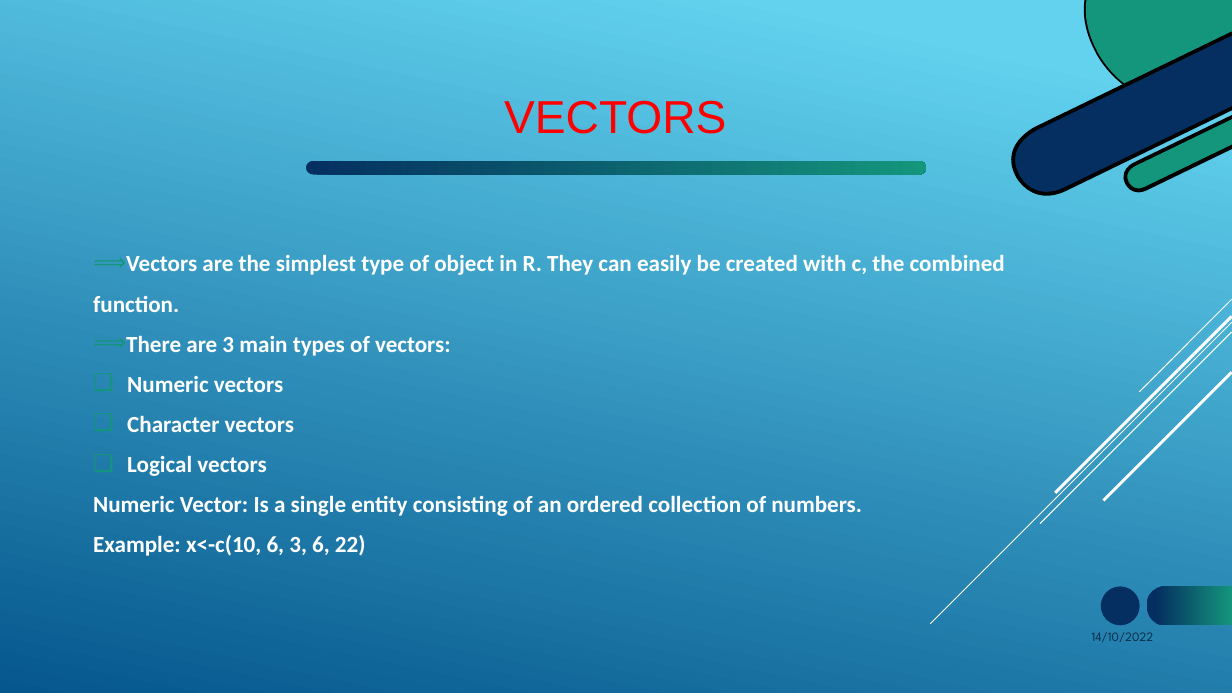
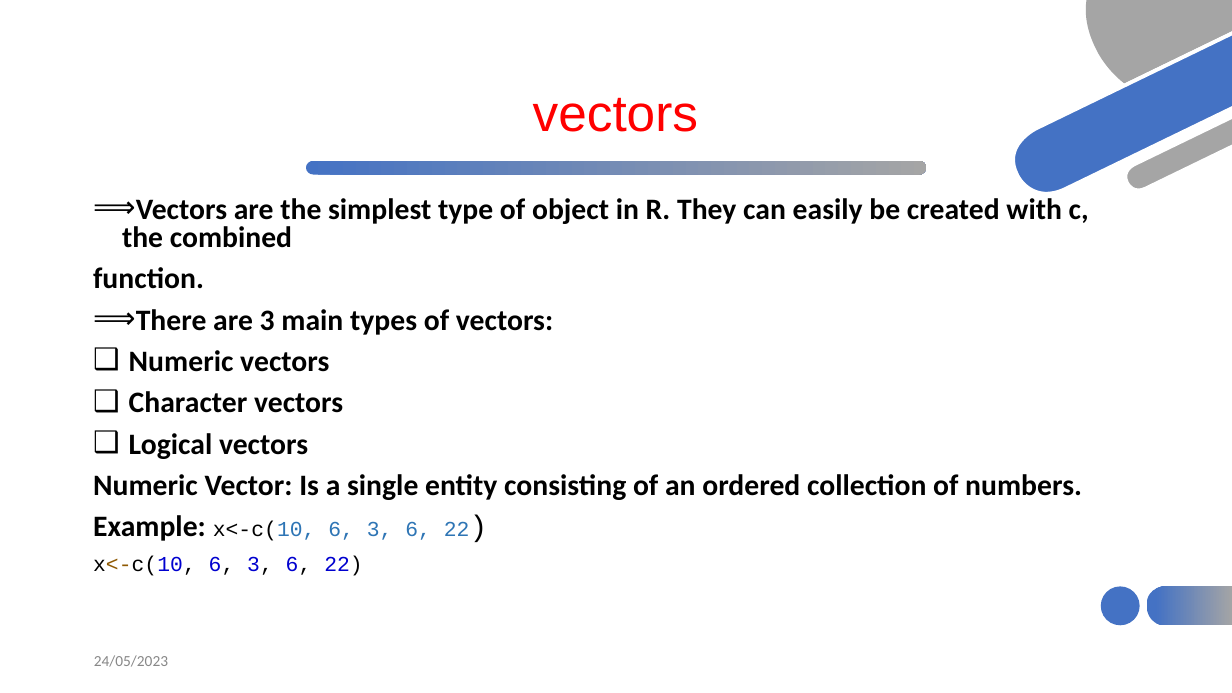
Before and after one commit to HaymanotB/himsite, a slide deck: slide 20 of lecture/RStudio_material.pptx. Drawn at 1232x693 pixels with LibreOffice and Linux fonts; fonts in the diff are those of the drawing. Boxes give left, top, right and bottom in pixels: in the first picture for what was removed or moved away, otherwise in the second. Text is boxed around its words. In the diff, an @@ line names an element or a change of style, - is before the commit and + after.

```diff
--- a/lecture/RStudio_material.pptx
+++ b/lecture/RStudio_material.pptx
@@ background gradient #62D2EF to #05578D to #FFFFFF @@
@@ freeform shape at [1085,0,1232,84]: fill #14967C to #A5A5A5 @@
@@ fill #000000 to #FFFFFF in 3 elements at [1083,0,1231,101], [1123,114,1232,192], [1011,30,1232,196] @@
@@ freeform shape at [1013,32,1232,193]: fill #052F61 to #4472C4 @@
@@ title at [533,97,698,132]: text changed; size 36 to 40 pt @@
-VECTORS
+vectors
@@ freeform shape at [1125,116,1232,190]: fill #14967C to #A5A5A5 @@
@@ freeform shape at [305,160,927,176]: fill gradient #052F61 to #14967C to gradient #4472C4 to #A5A5A5 @@
@@ text "Vectors are the simplest type ..." at [93,198,1089,576]: vertical alignment middle to top @@
@@ text at [93,198,1089,541]: size 18 to 23.1 pt, text colour #FFFFFF to #000000 in "Vectors are the simplest type of object ...", "function.", "There are 3 main types of vectors:", "Numeric vectors" and 4 more places; size 18 to 16.6 pt, font Calibri to Courier New, text colour #FFFFFF to #2E75B5, bold off in "x<-c(10, 6, 3, 6, 22)"; line spacing 1 to 0.8; bullet colour #FFFFFF to #000000 @@
@@ group removed at [931,299,1232,624]: 5 lines @@
@@ text at [93,556,362,576]: paragraph added @@
+x<-c(10, 6, 3, 6, 22)
@@ ellipse at [1101,587,1140,626]: fill #052F61 to #4472C4 @@
@@ freeform shape at [1146,585,1232,627]: fill gradient #052F61 to #14967C to gradient #4472C4 to #A5A5A5 @@
@@ text added at [94,655,168,667], 12 pt, text #888888 @@
+24/05/2023
@@ text removed at [1092,632,1154,642] @@
-14/10/2022
```
Also in this commit, not shown: 30 other slides changed, 1 slide added, 4 other files.
